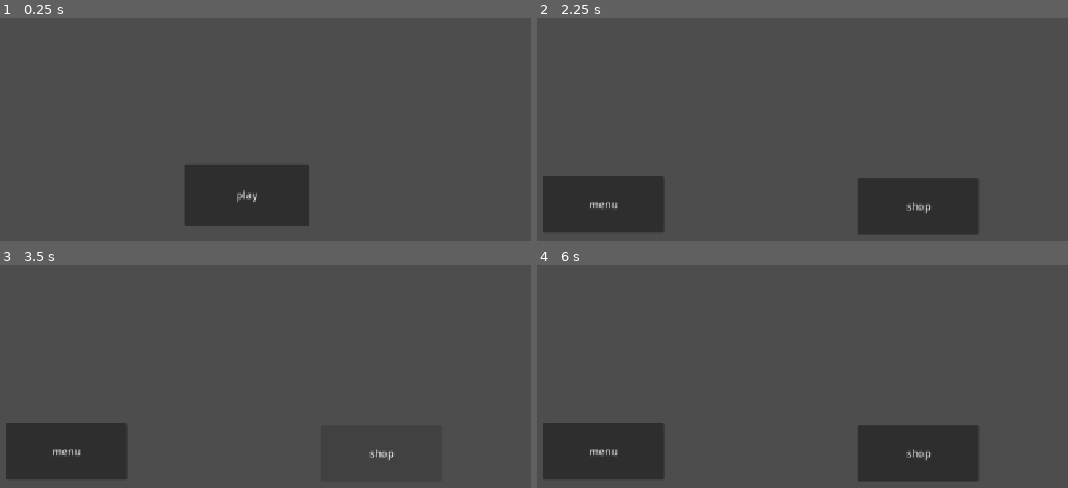
Above: before the commit, frames 1-4 (two rows, left to right).
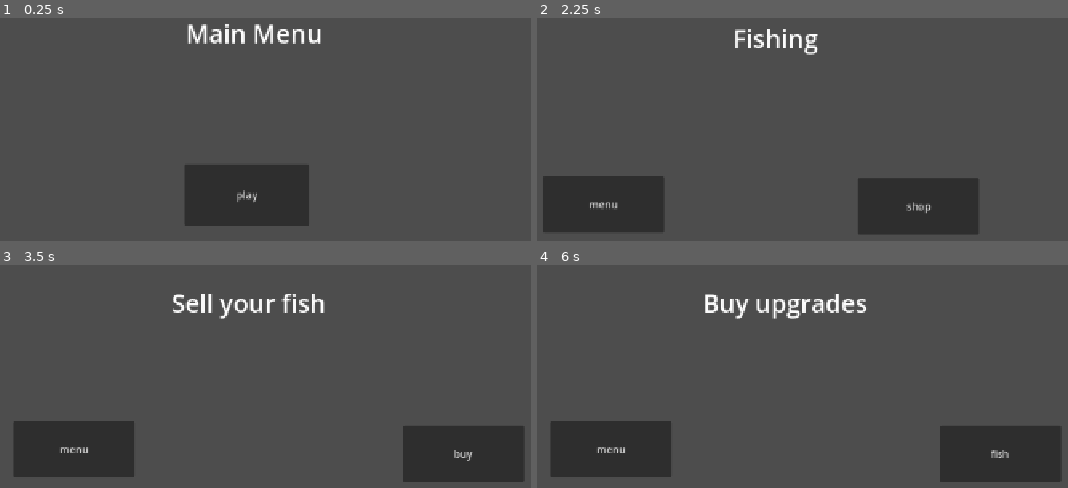
Above: after the commit, the same moments.

Repository: V-Mirea/comfy-summer-fishing-game
Game: Godot game, scene res://scenes/game.tscn
The game is run twice, just before and just after one commit, with the same random seed, the same clock (stepped at 60 frames per second) and the same inputs.
Inputs (mouse positions are in pixels of both pictures, inside the frame that each line leads up to):
- Up to frame 1 (0.25 s): no input
- Up to frame 2 (2.25 s): click "play" at 0.5 s; click "menu" at 1.25 s; click "play" at 2 s
- Up to frame 3 (3.5 s): click "shop" at 2.75 s
- Up to frame 4 (6 s): click (998, 454) at 3.5 s, where only the run after the commit has a clickable "buy"; click (998, 454) at 4.25 s, where only the run after the commit has a clickable "fish"; click "shop" at 5 s; click (998, 454) at 5.75 s, where only the run after the commit has a clickable "buy"

The runs differ from the first frame. In frame 1, 1.1% of the frame differs, in the area x 35-61%, y 2-12%; in frame 2, 0.6%; in frame 3, 6.2%; in frame 4, 10%, in the area x 1-99%, y 13-98%.

Commit message:
hook up all screens

Diff:
--- a/scenes/fishing_manager.gd
+++ b/main_menu.gd
@@ -1,4 +1,4 @@
-extends Node2D
+extends Control
 
 signal action_requested(action: String)
 
@@ -12,5 +12,5 @@
 	pass
 
 
-func _on_button_menu_pressed():
-	action_requested.emit("main_menu")
+func _on_button_play_pressed():
+	action_requested.emit("fish")
--- /dev/null
+++ b/scenes/buying_scene.tscn
@@ -0,0 +1,46 @@
+[gd_scene format=3 uid="uid://lox5kan0hfl5"]
+
+[ext_resource type="Script" uid="uid://by6gijj7kf3fe" path="res://scripts/buying_manager.gd" id="1_b6mu0"]
+
+[sub_resource type="LabelSettings" id="LabelSettings_2xpfq"]
+font_size = 40
+
+[node name="BuyingScene" type="Control" unique_id=1376025545]
+layout_mode = 3
+anchors_preset = 15
+anchor_right = 1.0
+anchor_bottom = 1.0
+grow_horizontal = 2
+grow_vertical = 2
+script = ExtResource("1_b6mu0")
+
+[node name="Title" type="Label" parent="." unique_id=1950715427]
+layout_mode = 0
+offset_left = 267.0
+offset_top = 61.0
+offset_right = 980.0
+offset_bottom = 198.0
+text = "Buy upgrades"
+label_settings = SubResource("LabelSettings_2xpfq")
+horizontal_alignment = 1
+vertical_alignment = 1
+
+[node name="ButtonMenu" type="Button" parent="." unique_id=792557303]
+layout_mode = 0
+offset_left = 247.0
+offset_top = 319.0
+offset_right = 441.0
+offset_bottom = 409.0
+text = "menu"
+
+[node name="ButtonFish" type="Button" parent="." unique_id=1024119867]
+layout_mode = 0
+offset_left = 870.0
+offset_top = 326.0
+offset_right = 1064.0
+offset_bottom = 416.0
+text = "fish
+"
+
+[connection signal="pressed" from="ButtonMenu" to="." method="_on_button_menu_pressed"]
+[connection signal="pressed" from="ButtonFish" to="." method="_on_button_fish_pressed"]
--- a/scenes/fishing_scene.tscn
+++ b/scenes/fishing_scene.tscn
@@ -1,6 +1,9 @@
 [gd_scene format=3 uid="uid://dodnshcgx0tvj"]
 
-[ext_resource type="Script" uid="uid://ccwu2n87bjndt" path="res://scenes/fishing_manager.gd" id="1_ptjo3"]
+[ext_resource type="Script" uid="uid://ccwu2n87bjndt" path="res://scripts/fishing_manager.gd" id="1_ptjo3"]
+
+[sub_resource type="LabelSettings" id="LabelSettings_ptjo3"]
+font_size = 40
 
 [node name="FishingScene" type="Node2D" unique_id=1042002354]
 script = ExtResource("1_ptjo3")
@@ -21,7 +24,7 @@
 offset_bottom = 228.0
 text = "menu"
 
-[node name="ButtonShop" type="Button" parent="Container" unique_id=410807605]
+[node name="ButtonSell" type="Button" parent="Container" unique_id=410807605]
 layout_mode = 0
 offset_left = 511.0
 offset_top = 141.0
@@ -30,4 +33,16 @@
 text = "shop
 "
 
+[node name="Title" type="Label" parent="Container" unique_id=1983296633]
+layout_mode = 0
+offset_left = 23.0
+offset_top = -151.0
+offset_right = 736.0
+offset_bottom = -14.0
+text = "Fishing"
+label_settings = SubResource("LabelSettings_ptjo3")
+horizontal_alignment = 1
+vertical_alignment = 1
+
 [connection signal="pressed" from="Container/ButtonMenu" to="." method="_on_button_menu_pressed"]
+[connection signal="pressed" from="Container/ButtonSell" to="." method="_on_button_sell_pressed"]
--- a/scenes/game.tscn
+++ b/scenes/game.tscn
@@ -3,8 +3,12 @@
 [ext_resource type="Script" uid="uid://b8kmc2hx6jst6" path="res://scripts/game_manager.gd" id="1_uwrxv"]
 [ext_resource type="PackedScene" uid="uid://cldqo1bstbem8" path="res://scenes/main_menu.tscn" id="2_yqjtg"]
 [ext_resource type="PackedScene" uid="uid://dodnshcgx0tvj" path="res://scenes/fishing_scene.tscn" id="3_lnu2h"]
+[ext_resource type="PackedScene" uid="uid://cmg53b45ikcyy" path="res://scenes/selling_scene.tscn" id="4_iywne"]
+[ext_resource type="PackedScene" uid="uid://lox5kan0hfl5" path="res://scenes/buying_scene.tscn" id="5_p57ef"]
 
 [node name="Game" type="Node" unique_id=1363482211]
 script = ExtResource("1_uwrxv")
 mainMenuScene = ExtResource("2_yqjtg")
 fishingScene = ExtResource("3_lnu2h")
+sellingScene = ExtResource("4_iywne")
+buyingScene = ExtResource("5_p57ef")
--- a/scenes/main_menu.tscn
+++ b/scenes/main_menu.tscn
@@ -1,6 +1,9 @@
 [gd_scene format=3 uid="uid://cldqo1bstbem8"]
 
-[ext_resource type="Script" uid="uid://coa4ykdvehrpq" path="res://scenes/main_menu.gd" id="1_l6cm7"]
+[ext_resource type="Script" uid="uid://coa4ykdvehrpq" path="res://main_menu.gd" id="1_l6cm7"]
+
+[sub_resource type="LabelSettings" id="LabelSettings_l6cm7"]
+font_size = 40
 
 [node name="MainMenu" type="Control" unique_id=109679948]
 layout_mode = 3
@@ -19,4 +22,15 @@
 offset_bottom = 401.0
 text = "play"
 
+[node name="Title" type="Label" parent="." unique_id=688127358]
+layout_mode = 0
+offset_left = 276.0
+offset_top = 25.0
+offset_right = 989.0
+offset_bottom = 162.0
+text = "Main Menu"
+label_settings = SubResource("LabelSettings_l6cm7")
+horizontal_alignment = 1
+vertical_alignment = 1
+
 [connection signal="pressed" from="ButtonPlay" to="." method="_on_button_play_pressed"]
--- /dev/null
+++ b/scenes/selling_scene.tscn
@@ -0,0 +1,37 @@
+[gd_scene format=3 uid="uid://cmg53b45ikcyy"]
+
+[ext_resource type="Script" uid="uid://cyiyxv811gnel" path="res://scripts/selling_manager.gd" id="1_wmifp"]
+
+[sub_resource type="LabelSettings" id="LabelSettings_24tig"]
+font_size = 40
+
+[node name="SellingScene" type="Node2D" unique_id=826753257]
+script = ExtResource("1_wmifp")
+
+[node name="ButtonMenu" type="Button" parent="." unique_id=147827414]
+offset_left = 247.0
+offset_top = 319.0
+offset_right = 441.0
+offset_bottom = 409.0
+text = "menu"
+
+[node name="ButtonBuy" type="Button" parent="." unique_id=1456218285]
+offset_left = 870.0
+offset_top = 326.0
+offset_right = 1064.0
+offset_bottom = 416.0
+text = "buy
+"
+
+[node name="Title" type="Label" parent="." unique_id=1737353481]
+offset_left = 267.0
+offset_top = 61.0
+offset_right = 980.0
+offset_bottom = 198.0
+text = "Sell your fish"
+label_settings = SubResource("LabelSettings_24tig")
+horizontal_alignment = 1
+vertical_alignment = 1
+
+[connection signal="pressed" from="ButtonMenu" to="." method="_on_button_menu_pressed"]
+[connection signal="pressed" from="ButtonBuy" to="." method="_on_button_buy_pressed"]
--- a/scenes/main_menu.gd
+++ b/scripts/buying_manager.gd
@@ -12,5 +12,9 @@
 	pass
 
 
-func _on_button_play_pressed():
-	action_requested.emit("play")
+func _on_button_menu_pressed():
+	action_requested.emit("main_menu")
+
+
+func _on_button_fish_pressed():
+	action_requested.emit("fish")
--- /dev/null
+++ b/scripts/fishing_manager.gd
@@ -0,0 +1,20 @@
+extends Node2D
+
+signal action_requested(action: String)
+
+# Called when the node enters the scene tree for the first time.
+func _ready():
+	pass # Replace with function body.
+
+
+# Called every frame. 'delta' is the elapsed time since the previous frame.
+func _process(delta):
+	pass
+
+
+func _on_button_menu_pressed():
+	action_requested.emit("main_menu")
+
+
+func _on_button_sell_pressed():
+	action_requested.emit("sell")
--- a/scripts/game_manager.gd
+++ b/scripts/game_manager.gd
@@ -43,10 +43,14 @@
 
 func _on_action_requested(action: String):
 	match action:
-		"play":
-			state_machine.change_state(State.FISHING)
 		"main_menu":
 			state_machine.change_state(State.MAIN_MENU)
+		"fish":
+			state_machine.change_state(State.FISHING)
+		"sell":
+			state_machine.change_state(State.SELLING)
+		"buy":
+			state_machine.change_state(State.BUYING)
 
 func change_screen(state: int):
 	if current_screen:
--- /dev/null
+++ b/scripts/selling_manager.gd
@@ -0,0 +1,20 @@
+extends Node2D
+
+signal action_requested(action: String)
+
+# Called when the node enters the scene tree for the first time.
+func _ready():
+	pass # Replace with function body.
+
+
+# Called every frame. 'delta' is the elapsed time since the previous frame.
+func _process(delta):
+	pass
+
+
+func _on_button_menu_pressed():
+	action_requested.emit("main_menu")
+
+
+func _on_button_buy_pressed():
+	action_requested.emit("buy")
